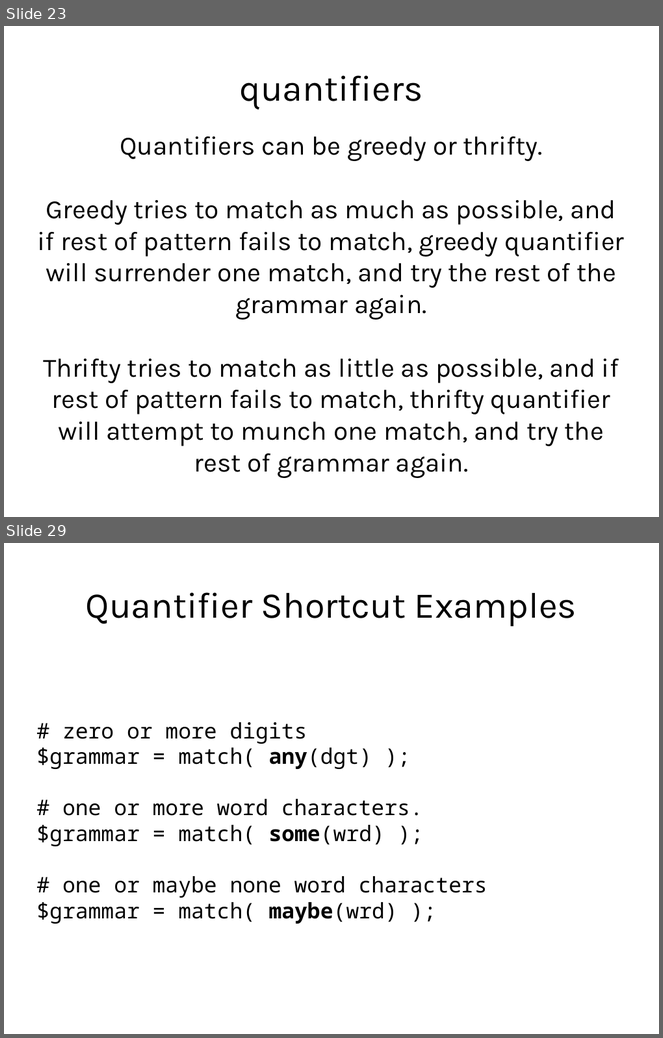
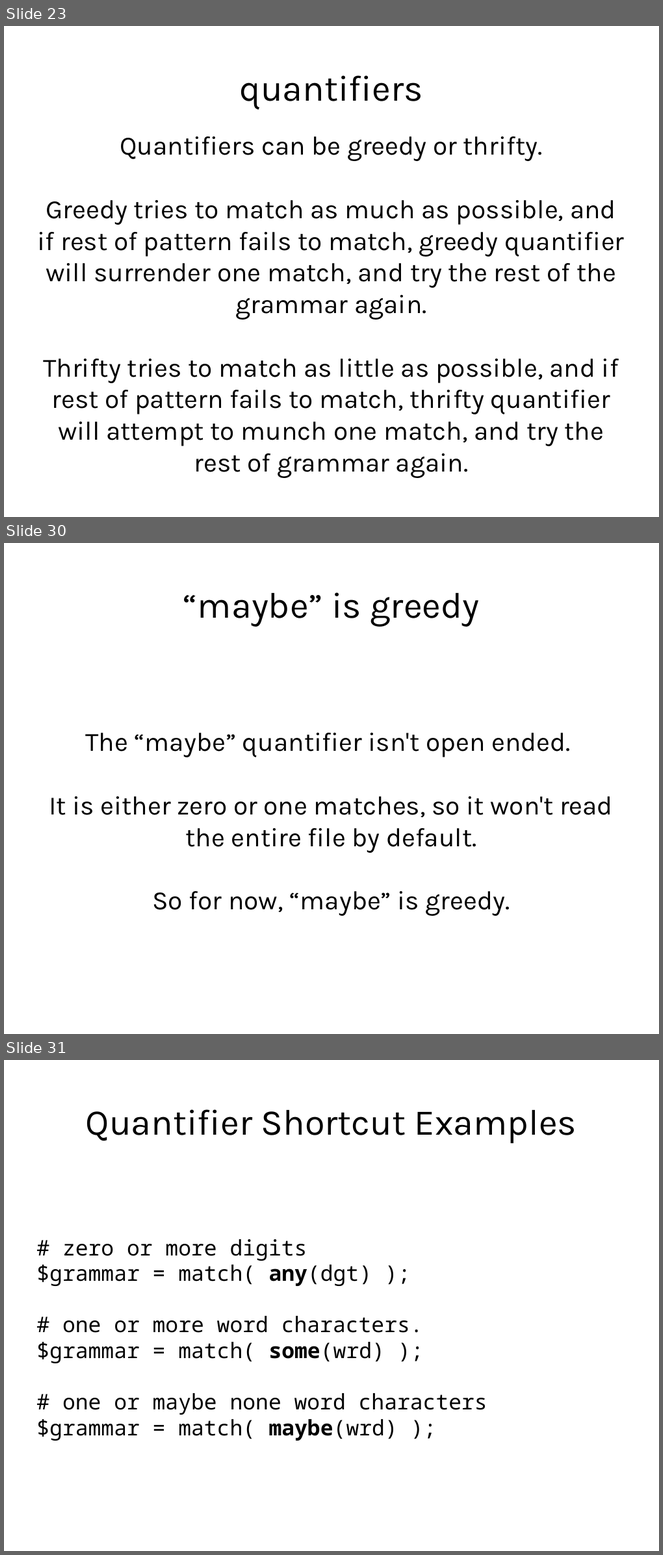
Before and after one commit to gitpan/Parse-Gnaw, a slide deck: slideshow/gnaw_slides.odp. Shown one above the other, each under a label of ours: slides 23 and 29 before the commit, slides 23, 30 and 31 after it; the slides between them are not shown. The pictures are 663x1038 and 663x1555 pixels, drawn with LibreOffice and Linux fonts; fonts in the diff are those of the drawing. Boxes give left, top, right and bottom in pixels: in the first picture for what was removed or moved away, otherwise in the second. Text is boxed around its words. In the diff, an @@ line names an element or a change of style, - is before the commit and + after.

```diff
--- a/slideshow/gnaw_slides.odp
+++ b/slideshow/gnaw_slides.odp
@@ slide 30 added at bbox=[4, 543, 659, 1034], background #FFFFFF @@
@@ title added at bbox=[183, 592, 479, 627], 44 pt, text #000000 @@
+“maybe” is greedy
@@ subtitle added at bbox=[49, 733, 613, 916], 32 pt, text #000000 @@
+The “maybe” quantifier isn't open ended.
+It is either zero or one matches, so it won't read the entire file by default.
+So for now, “maybe” is greedy.
@@ what was slide 29 is now slide 31 @@
```
Also in this commit, not shown: 9 slides changed, 1 other slide added, 3 other files.
